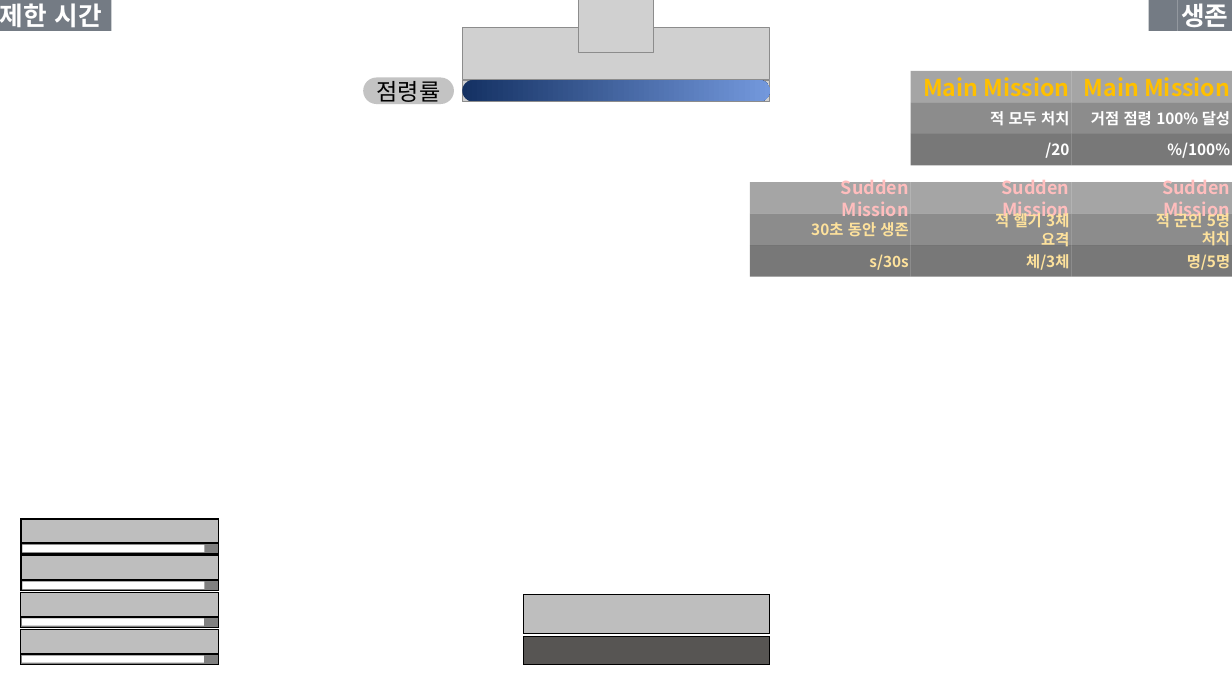
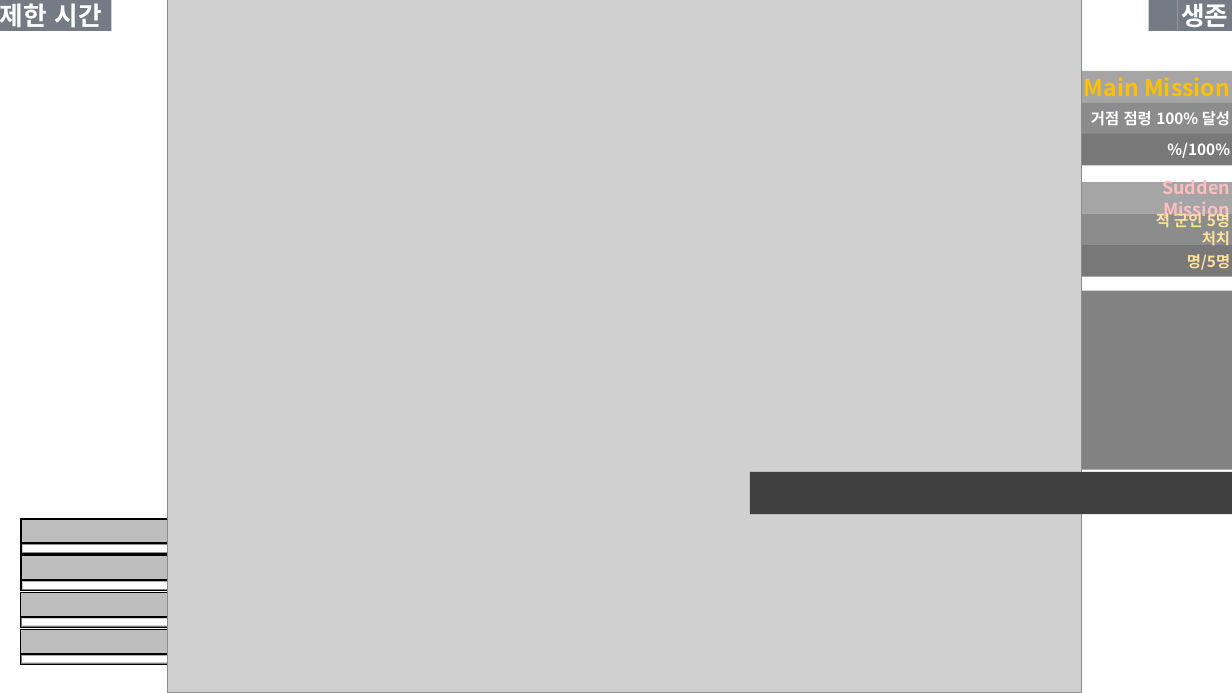
Before and after one commit to kiption/XD, a slide deck: slide 1 of Client/PvE/REVENGER/UI/XDUI/UI.pptx. Drawn at 1232x693 pixels with LibreOffice and Linux fonts; fonts in the diff are those of the drawing; grey boxes stand for pictures; background and template pictures are left out. Boxes give left, top, right and bottom in pixels: in the first picture for what was removed or moved away, otherwise in the second. Text is boxed around its words. In the diff, an @@ line names an element or a change of style, - is before the commit and + after.

```diff
--- a/Client/PvE/REVENGER/UI/XDUI/UI.pptx
+++ b/Client/PvE/REVENGER/UI/XDUI/UI.pptx
@@ picture added at (167, 0, 1081, 693) @@
@@ picture removed at (462, 28, 770, 79) @@
@@ rounded rectangle removed at (363, 78, 454, 104) @@
-점령률
@@ picture removed at (462, 80, 770, 102) @@
@@ rounded rectangle removed at (462, 80, 770, 102) @@
@@ group removed at (911, 71, 1072, 165): 3 rectangles, 3 texts @@
-Main Mission
-적 모두 처치
-/20
@@ group removed at (750, 176, 1072, 276): 6 rectangles, 6 texts @@
-Sudden Mission
-30초 동안 생존
-s/30s
-Sudden Mission
-체/3체
-적 헬기 3체 요격
@@ rectangle added at (750, 291, 1232, 470), fill #404040 at 65% opacity @@
@@ rectangle added at (750, 472, 1232, 515), fill #404040 @@
@@ rectangle removed at (523, 594, 770, 633) @@
@@ rectangle removed at (523, 637, 770, 665) @@
```
Also in this commit, not shown: 7 other files.
